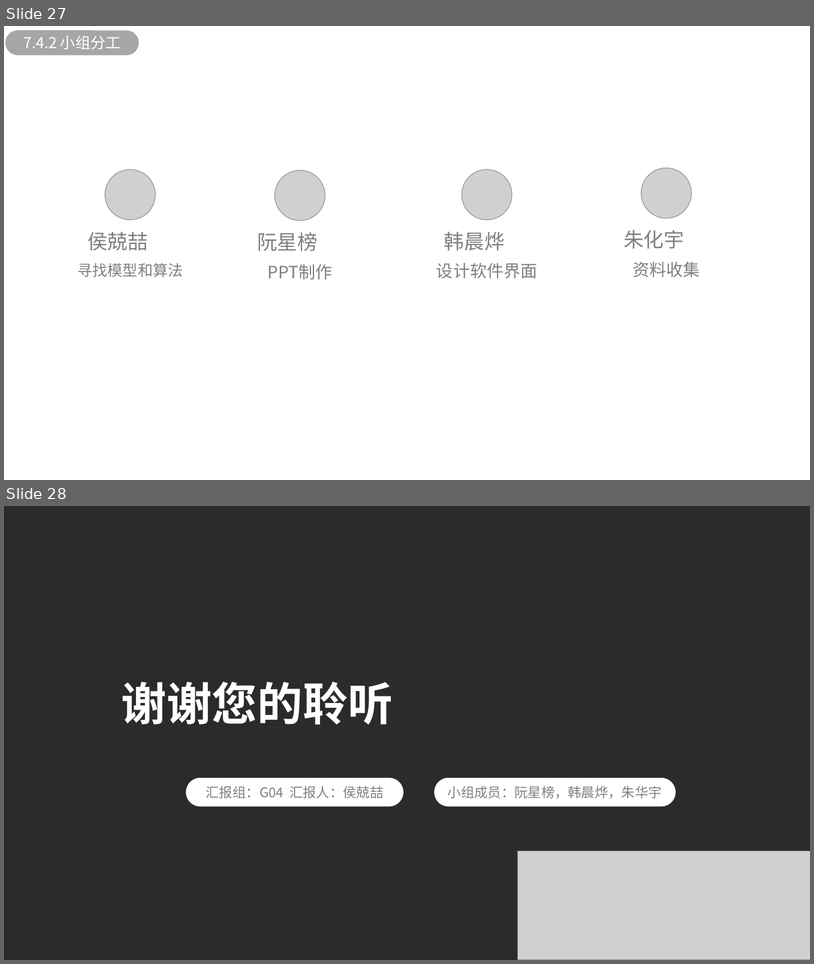
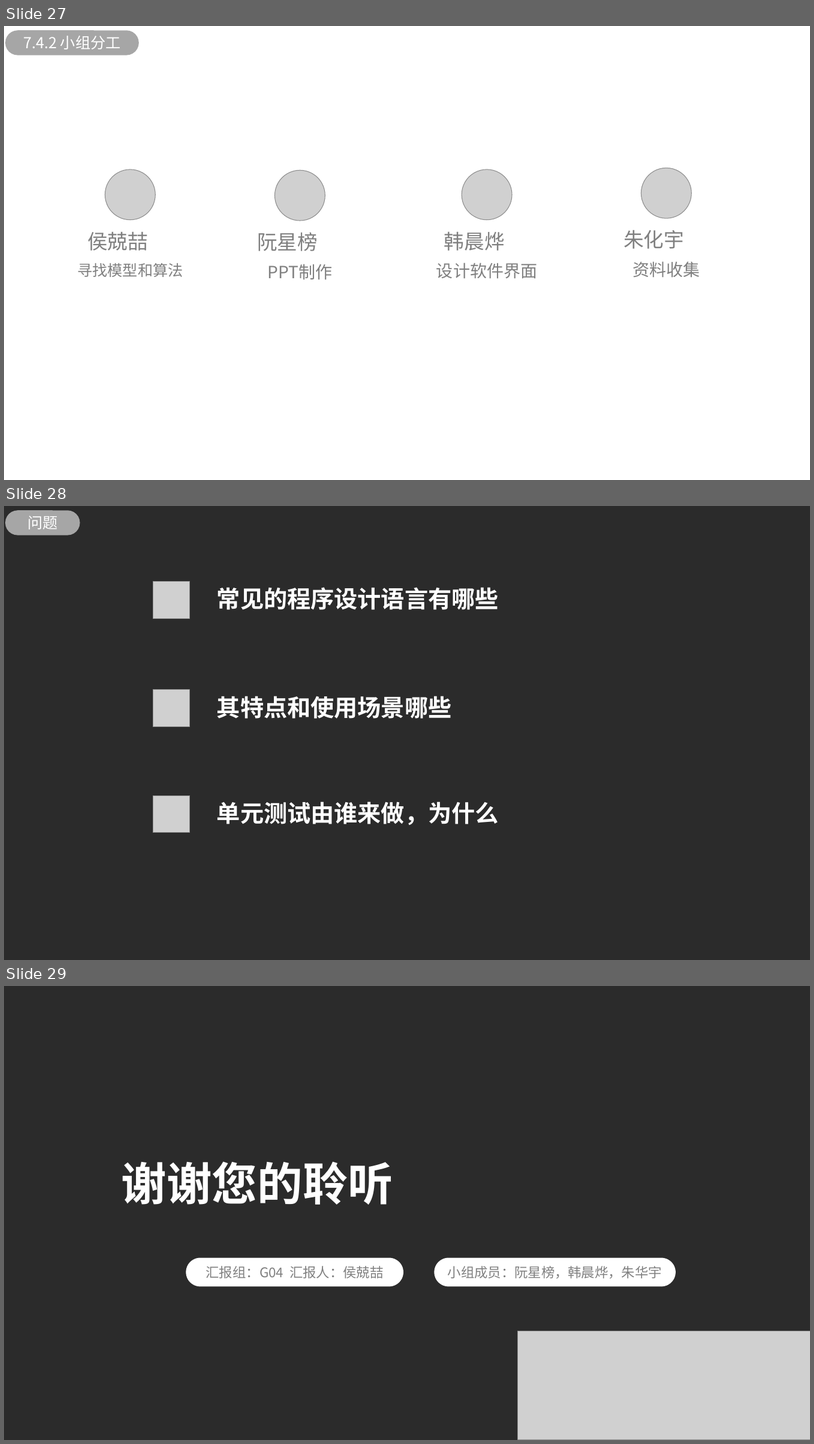
Before and after one commit to JakerHXR/Software-manage, a slide deck: 翻转课堂/G04 7.1 - 7.3.pptx. Shown one above the other, each under a label of ours: slides 27 and 28 before the commit, slides 27, 28 and 29 after it. The pictures are 814x964 and 814x1444 pixels, drawn with LibreOffice and Linux fonts; fonts in the diff are those of the drawing; grey boxes stand for pictures; background and template pictures are left out; a plain dark background stands for a picture behind light text. Boxes give left, top, right and bottom in pixels: in the first picture for what was removed or moved away, otherwise in the second. Text is boxed around its words. In the diff, an @@ line names an element or a change of style, - is before the commit and + after.

```diff
--- a/翻转课堂/G04 7.1 - 7.3.pptx
+++ b/翻转课堂/G04 7.1 - 7.3.pptx
@@ slide 28 added at bbox=[4, 506, 810, 960], background picture (left out) @@
@@ rounded rectangle added at bbox=[5, 510, 80, 535], fill #A6A6A6, 18 pt, text #FFFFFF @@
+问题
@@ picture added at bbox=[153, 582, 190, 619] @@
@@ text added at bbox=[217, 587, 499, 610], 28 pt, text #FFFFFF, bold @@
+常见的程序设计语言有哪些
@@ picture added at bbox=[153, 690, 190, 726] @@
@@ text added at bbox=[217, 696, 452, 718], 28 pt, text #FFFFFF, bold @@
+其特点和使用场景哪些
@@ picture added at bbox=[153, 795, 190, 832] @@
@@ text added at bbox=[217, 801, 499, 825], 28 pt, text #FFFFFF, bold @@
+单元测试由谁来做，为什么
@@ what was slide 28 is now slide 29 @@
```
